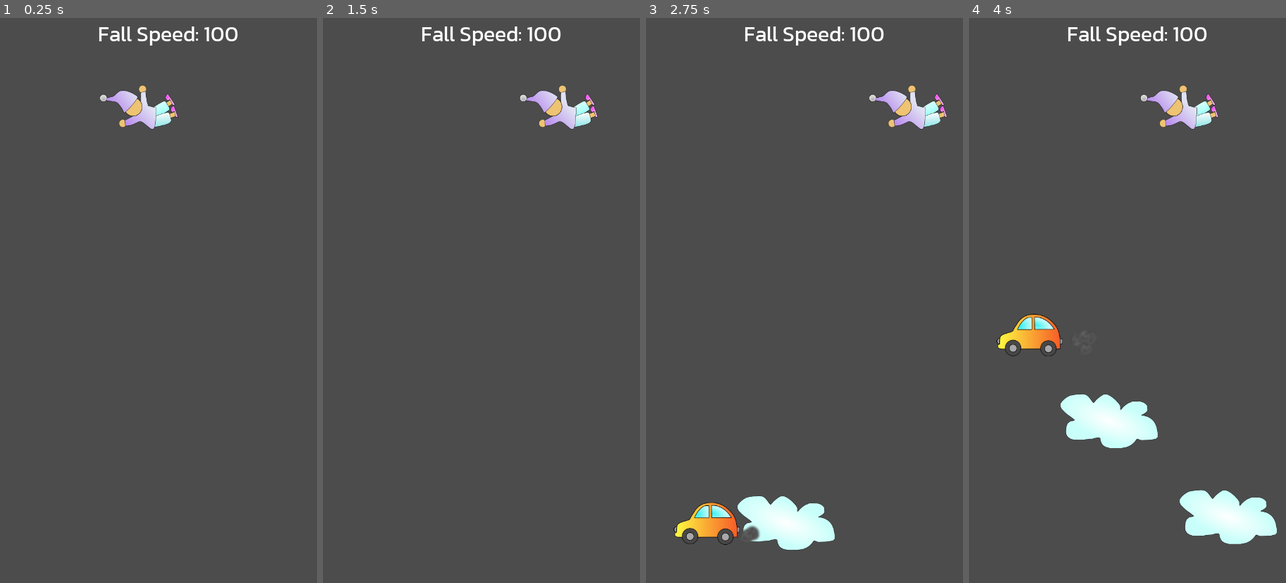
Above: before the commit, frames 1-4 (left to right).
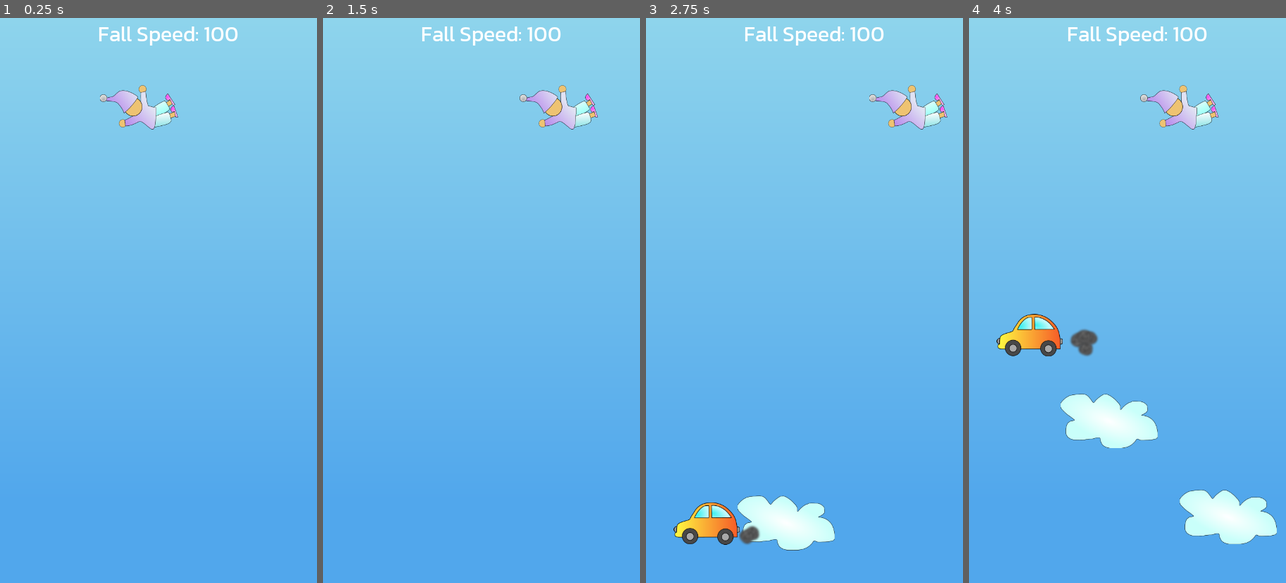
Above: after the commit, the same moments.

Repository: sorlok/LD48
Game: Godot game, scene res://Scenes/LevelCloud.tscn
The game is run twice, just before and just after one commit, with the same random seed, the same clock (stepped at 60 frames per second) and the same inputs.
Inputs (mouse positions are in pixels of both pictures, inside the frame that each line leads up to):
- Up to frame 1 (0.25 s): no input
- Up to frame 2 (1.5 s): move the mouse to (551, 272) at 0.52 s; hold D (ui_right) 0.53-1.28 s; click (551, 272) at 0.67 s; move the mouse to (418, 328) at 1.27 s; hold A (ui_left) from 1.28 s (still down)
- Up to frame 3 (2.75 s): move the mouse to (836, 176) at 2.02 s; release A (ui_left) at 2.03 s; hold D (ui_right) from 2.03 s (still down)
- Up to frame 4 (4 s): move the mouse to (1035, 520) at 2.77 s; click (1035, 520) at 2.92 s; move the mouse to (1222, 385) at 3.52 s; release D (ui_right) at 3.53 s; hold A (ui_left) from 3.53 s (still down)

The runs differ from the first frame. In frame 1, 99% of the frame differs, in the area x 0-100%, y 0-100%; in frame 2, 99%; in frame 3, 96%; in frame 4, 94%.

Commit message:
Add a sky background and stretch properly on mobile vs. desktop

Diff:
--- a/Scenes/LevelCloud.tscn
+++ b/Scenes/LevelCloud.tscn
@@ -9,6 +9,7 @@
 [ext_resource path="res://Scenes/CarExplodeParticles.tscn" type="PackedScene" id=7]
 [ext_resource path="res://Scenes/Rocket.tscn" type="PackedScene" id=8]
 [ext_resource path="res://Scenes/CarAlarm.tscn" type="PackedScene" id=9]
+[ext_resource path="res://Scenes/SkyBg.tscn" type="PackedScene" id=10]
 
 [sub_resource type="DynamicFont" id=1]
 size = 48
@@ -22,6 +23,11 @@
 Rocket = ExtResource( 8 )
 Car = ExtResource( 6 )
 CarAlarm = ExtResource( 9 )
+
+[node name="SkyBg" parent="." instance=ExtResource( 10 )]
+position = Vector2( 373.249, 766.925 )
+rotation = -1.5708
+scale = Vector2( 0.753284, 973.47 )
 
 [node name="Player" parent="." instance=ExtResource( 1 )]
 position = Vector2( 347.446, 225 )
--- /dev/null
+++ b/Scenes/SkyBg.tscn
@@ -0,0 +1,14 @@
+[gd_scene load_steps=3 format=2]
+
+[sub_resource type="Gradient" id=1]
+offsets = PoolRealArray( 0, 0.282209, 1 )
+colors = PoolColorArray( 0.321569, 0.658824, 0.933333, 1, 0.321569, 0.658824, 0.933333, 1, 0.564706, 0.839216, 0.933333, 1 )
+
+[sub_resource type="GradientTexture" id=2]
+gradient = SubResource( 1 )
+
+[node name="SkyBg" type="Sprite"]
+position = Vector2( 392.249, 856.406 )
+rotation = 4.71239
+scale = Vector2( 0.840669, 1011.47 )
+texture = SubResource( 2 )
--- a/Scripts/LevelCloud.gd
+++ b/Scripts/LevelCloud.gd
@@ -13,6 +13,10 @@
 
 
 func _ready():
+	# Avoid potential stretching issues on windows (but we still need to stretch on Android)
+	if OS.get_name() != "Android":
+		get_tree().set_screen_stretch(SceneTree.STRETCH_MODE_2D, SceneTree.STRETCH_ASPECT_KEEP, Vector2(720, 1280))
+
 	rng.randomize()
 
 	$CloudTimer.start()
Not shown: 1 places in Scenes/LevelCloud.tscn that only renumber resources
